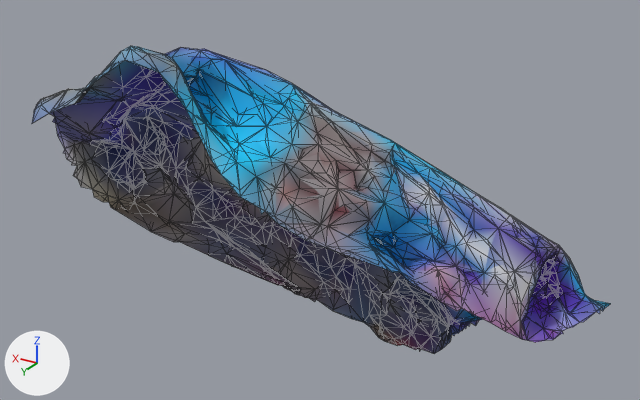
A saved change to the glTF model docs/city/models/objects/imp-cookies.glb.
Camera for both pictures: a 50 mm lens placed at (-0.167, 0.296, 0.242), pointed at (0.01, 0.002, 0.095). The lights are fixed; the arrows at lower left show +X, +Y and +Z. The first picture is the older version. Mesh edges are drawn as thin lines. Where no turn or scale is listed for an object, it has been applied to the vertices.
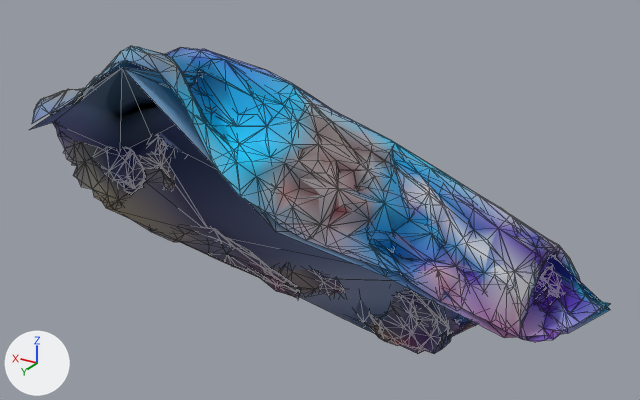
What the commit changed:
Mesh me_object_0_002 is new.
It has 118 vertices, 222 faces and spans x -0.1..0.1, y -0.091..0.091, z -0.084..0.084.
It uses material mat_model_8.
Object 'Object_2.002' (ob_object_2_002) is new; it shows me_object_0_002.
Its location is (0.0, 0.0, 0.0844).

Where the change shows, as pixel boxes (x1, y1, x2, y2) in the pictures (640 x 400 px):
'Object_2.002', added (blue)
    after: (30, 68, 610, 354)
